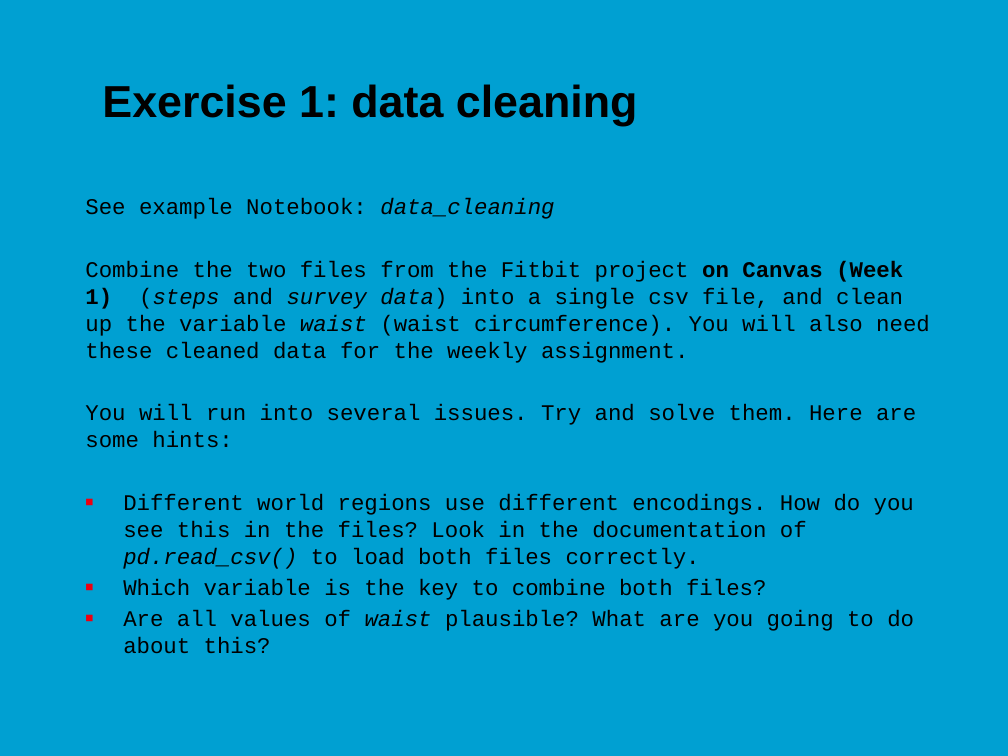
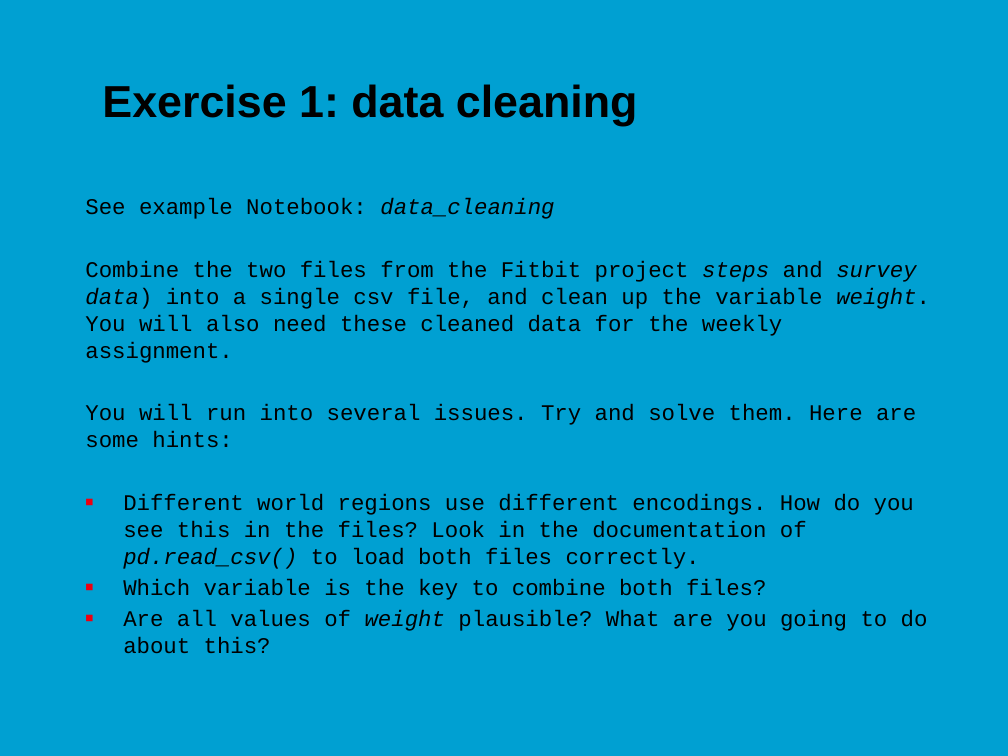
Before and after one commit to jonasmoons/data-driven-learning, a slide deck: slide 17 of slides/Week 1 - data and distributions.pptx (slide 16 before the commit). Drawn at 1008x756 pixels with LibreOffice and Linux fonts; fonts in the diff are those of the drawing; background and template pictures are left out. Boxes give left, top, right and bottom in pixels: in the first picture for what was removed or moved away, otherwise in the second. Text is boxed around its words. In the diff, an @@ line names an element or a change of style, - is before the commit and + after.

```diff
--- a/slides/Week 1 - data and distributions.pptx
+++ b/slides/Week 1 - data and distributions.pptx
@@ text at (85,261,930,363): text changed @@
-Combine the two files from the Fitbit project on Canvas (Week 1) (steps and survey data) into a single csv file, and clean up the variable waist (waist circumference). You will also need these cleaned data for the weekly assignment.
+Combine the two files from the Fitbit project steps and survey data) into a single csv file, and clean up the variable weight. You will also need these cleaned data for the weekly assignment.
@@ text at (123,610,928,654): text changed @@
-■ Are all values of waist plausible? What are you going to do about this?
+■ Are all values of weight plausible? What are you going to do about this?
```
Also in this commit, not shown: 5 other slides changed, 2 slides added, 1 slide removed, 5 other files.
